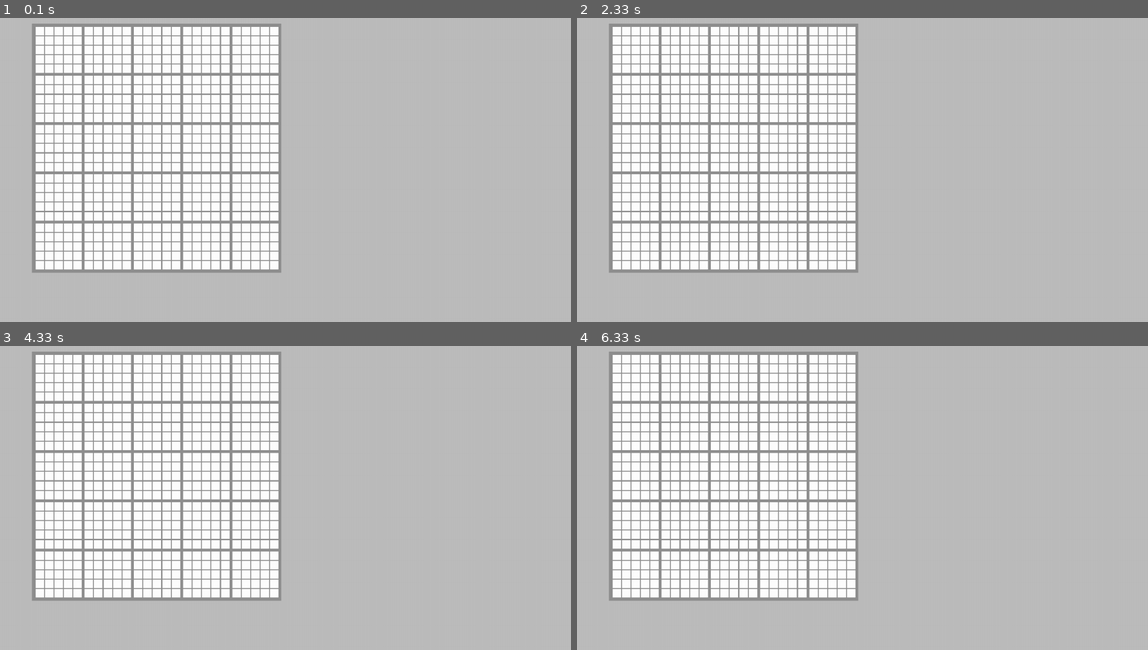
Above: before the commit, frames 1-4 (two rows, left to right).
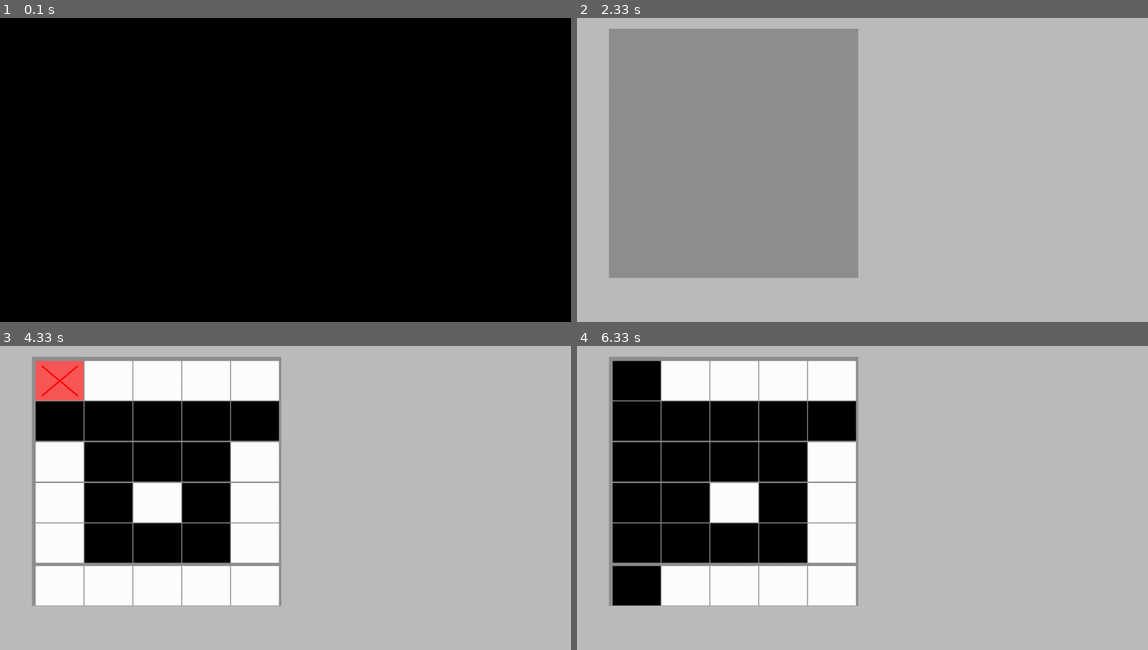
Above: after the commit, the same moments.

Repository: abriggs914/Pygames
Game: pygame game, started from pixel_puzzle_solver/main.py
Same seed, same stepped clock (60 frames per second), same inputs: the game is played once before the commit and once after it.
Inputs:
- Up to frame 1 (0.1 s): no input
- Up to frame 2 (2.33 s): no input
- Up to frame 3 (4.33 s): no input
- Up to frame 4 (6.33 s): no input

The runs differ from the first frame. In frame 1, 100% of the frame differs, in the area x 0-100%, y 0-100%; in frame 2, 29%; in frame 3, 23%; in frame 4, 26%.

Commit message:
2020-07-30 Integrated old puzzle samples into new program. Working on buttons and UI.

Diff:
--- a/pixel_puzzle_solver/colors.py
+++ b/pixel_puzzle_solver/colors.py
@@ -1,4 +1,8 @@
 BLACK = (0, 0, 0)                                               # black
 WHITE = (255, 255, 255)                                         # white
-BACKGROUND_COLOR = (189, 189, 189)                              # grey
-SUB_BACKGROUND_COLOR = (143, 143, 143)                          # darker grey
+RED = (255, 0, 0)                                               # red
+GREY = (143, 140, 140)                                           # grey
+BACKGROUND_COLOR = (189, 189, 189)                              # grey for grid_spacing and sector_spacing
+SUB_BACKGROUND_COLOR = (143, 143, 143)                          # darker grey for menu backdrops
+LIGHT_RED = (250, 87, 87)                                       # light red for wrong cells
+LIGHT_GREY = (207, 204, 204)                                    # light grey for marked cells
--- a/pixel_puzzle_solver/main.py
+++ b/pixel_puzzle_solver/main.py
@@ -4,6 +4,8 @@
 import easygui
 from win32api import GetSystemMetrics
 from colors import *
+from puzzles_list import get_puzzle_n, get_list_of_puzzles
+from puzzle import *
 
 ###########################################################
 ##                   Design Vars                         ##
@@ -33,6 +35,7 @@
 GRID = None
 GRID_NAME = DEFAULT_GRID_NAME
 GRID_SQUARES = None
+GRID_HINTS = None                               # list of Rects, and
 
 #  Modes
 M_IDLE = "IDLE"
@@ -61,10 +64,11 @@
 
 #  If a grid is loaded, then update display variables for drawing.
 def init_grid(puzzle_in):
-    global GRID, DEFAULT_GRID_ROWS, DEFAULT_GRID_COLS
+    global GRID, DEFAULT_GRID_ROWS, DEFAULT_GRID_COLS, GRID_SQUARES
     GRID = puzzle_in
     DEFAULT_GRID_ROWS = GRID.n_rows
     DEFAULT_GRID_COLS = GRID.n_cols
+    GRID_SQUARES = None
 
 
 # Calculates and returns a Rect object for the grid border. Rect is placed towards the top left of the display.
@@ -74,7 +78,7 @@
     border_w_space = display_rect.width - border_w
     border_h_space = display_rect.height - border_h
     border_x = round(display_rect.left + (border_w_space * 0.1))  # left
-    border_y = round(display_rect.top + (border_h_space * 0.1))  # top
+    border_y = round(display_rect.top + (border_h_space * 0.2))  # top
     return pygame.Rect(border_x, border_y, border_w, border_h)
 
 
@@ -85,7 +89,7 @@
     grid_w_space = display_rect.width - grid_w
     grid_h_space = display_rect.height - grid_h
     grid_x = round(display_rect.left + (grid_w_space * 0.1))  # left
-    grid_y = round(display_rect.top + (grid_h_space * 0.1))  # top
+    grid_y = round(display_rect.top + (grid_h_space * 0.2))  # top
     return pygame.Rect(grid_x, grid_y, grid_w, grid_h)
 
 
@@ -106,9 +110,17 @@
     for r in range(rows):
         for c in range(cols):
             rect = pygame.Rect(x, y, x_space, y_space)
-            # TODO: write this function
-            color = WHITE if GRID is None else GRID.get_squre_color(r, c)
-            grid_squares.append((rect, color))
+            if GRID is None:
+                color = WHITE
+            else:
+                if GRID.is_wrong(r, c):
+                    color = LIGHT_RED
+                elif GRID.is_marked(r, c):
+                    color = LIGHT_GREY
+                else:
+                    color = GRID.get_square_color(r, c)
+            legend_key = GRID.get_legend_key(r, c)
+            grid_squares.append((rect, color, legend_key))
             x += x_space
             x += GRID_SECTOR_SPACING if (c + 1) % GRID_GROUPING == 0 else GRID_SPACING
         y += y_space
@@ -117,8 +129,28 @@
     return grid_squares
 
 
+# Draw an "x" over a rect space using a proportion of the total space and the given color
+def draw_x(rect, color, fill_proportion=1):
+    width = rect.width
+    height = rect.height
+    new_width = round(width * fill_proportion)
+    new_height = round(height * fill_proportion)
+    new_left = round(rect.left + ((width - new_width) / 2))
+    new_top = round(rect.top + ((height - new_height) / 2))
+    new_rect = pygame.Rect(new_left, new_top, new_width, new_height)
+    top_left = new_rect.topleft
+    bottom_right = new_rect.bottomright
+    top_right = new_rect.topright
+    bottom_left = new_rect.bottomleft
+    pygame.draw.line(DISPLAY, color, top_left, bottom_right, 4)
+    pygame.draw.line(DISPLAY, color, top_right, bottom_left, 4)
+
+
+# TODO: remove this counter
+h = 0
+
 def draw_grid():
-    global GRID_SQUARES, DEFAULT_GRID_ROWS, DEFAULT_GRID_COLS, DEFAULT_GRID_ATTRS
+    global GRID_SQUARES, DEFAULT_GRID_ROWS, DEFAULT_GRID_COLS, DEFAULT_GRID_ATTRS, h
 
     # Draw grid border
     border_rect = get_grid_border_rect()
@@ -127,14 +159,27 @@
     grid_rect = get_grid_rect()
     # pygame.draw.rect(DISPLAY, WHITE, grid_rect) # blank white square
 
+    sleep(2)
+    init_grid(get_puzzle_n(h))
+    GRID_SQUARES = None
+    h += 1
+    if h == len(get_list_of_puzzles()):
+        quit()
+
+    GRID.set_cell_uncovered(0, 0, 1)
     # Populate the grid squares list if it is not initialized
     if GRID_SQUARES is None:
         GRID_SQUARES = calc_grid()
 
+
     # Draw each cell
     for square in GRID_SQUARES:
-        rect, color = square
+        rect, color, legend_key = square
         pygame.draw.rect(DISPLAY, color, rect)
+        if legend_key == LEGEND["wrong"]:
+            draw_x(rect, RED, 0.75)
+        elif legend_key == LEGEND["marked"]:
+            draw_x(rect, GREY, 0.75)
 
 
 def draw_display():
--- a/pixel_puzzle_solver/puzzle.py
+++ b/pixel_puzzle_solver/puzzle.py
@@ -1,9 +1,33 @@
-# Class to represent a puzzle. Contains status information including the color of each square, title, n_rows, and n_cols
+from colors import *
+
+# sample smiley grid, used as the go to default puzzle
+sample_smiley = [[0, 0, 0, 0, 0, 0, 0, 0, 0, 0, 0, 0, 0, 0, 0, 0, 0],
+                 [0, 0, 0, 1, 1, 1, 1, 1, 1, 1, 1, 1, 1, 1, 0, 0, 0],
+                 [0, 0, 1, 0, 0, 0, 0, 0, 0, 0, 0, 0, 0, 0, 1, 0, 0],
+                 [0, 1, 0, 0, 1, 1, 1, 0, 0, 0, 1, 1, 1, 0, 0, 1, 0],
+                 [0, 1, 0, 0, 1, 1, 1, 0, 0, 0, 1, 1, 1, 0, 0, 1, 0],
+                 [0, 1, 0, 0, 0, 0, 0, 0, 0, 0, 0, 0, 0, 0, 0, 1, 0],
+                 [0, 1, 0, 0, 1, 1, 1, 1, 1, 1, 1, 1, 1, 0, 0, 1, 0],
+                 [0, 1, 1, 0, 0, 1, 1, 1, 1, 1, 1, 1, 0, 0, 1, 1, 0],
+                 [0, 0, 1, 1, 0, 0, 0, 0, 0, 0, 0, 0, 0, 1, 1, 0, 0],
+                 [0, 0, 0, 1, 1, 1, 1, 1, 1, 1, 1, 1, 1, 1, 0, 0, 0]]
+
+LEGEND = {
+    "blank": 0,         # default setting before any cell is filled in
+    "marked": 2,        # user marked a cell as "blank"
+    "correct": 1,       # user marked with a pixel, and it is correct
+    "wrong": -1         # user marked with a pixel, but it is incorrect
+}
 
 
+# Class to represent a puzzle. Contains status information including the color of each square, title, n_rows, and n_cols
 class Puzzle:
 
     def __init__(self, name, id_num, legend, puzzle, v_hints_in=None):
+        if not verify(puzzle, v_hints_in):
+            print('Error Invalid puzzle dimensions')
+            puzzle = pad_puzzle(puzzle)
+
         self.name = name
         self.id_num = id_num
         self.legend = legend
@@ -11,8 +35,8 @@
         if v_hints_in is None:
             # entire puzzle was given in the puzzle param, need to decipher the hints. These puzzles may be in color
             self.puzzle_in = puzzle
-            self.h_hints_in = None
-            self.v_hints_in = None
+            self.h_hints_in = self.gen_horizontal_hints()
+            self.v_hints_in = self.gen_vertical_hints()
         else:
             # puzzle hints were given, need to construct the puzzle itself. These puzzles are default black and white
             self.puzzle_in = None
@@ -22,5 +46,131 @@
         self.n_rows = len(self.h_hints_in)
         self.n_cols = len(self.v_hints_in)
 
+        # Status list containing information aboput the solving status of the grid.
+        self.solving_status = [[LEGEND["blank"] for i in range(self.n_cols)] for j in range(self.n_rows)]
+
+    def __repr__(self):
+        return "<Puzzle object: n: " + str(self.name) + " (" + str(self.n_rows) + "x" + str(self.n_cols) + ")>"
+
+    def set_cell_marked(self, r, c):
+        self.solving_status[r][c] = LEGEND["marked"]
+
+    def set_cell_uncovered(self, r, c, legend_color):
+        # TODO remove the none checks on puzzle_in, because it should be solved at some point
+        if self.puzzle_in is None:
+            return
+        if self.puzzle_in[r][c] == legend_color:
+            self.solving_status[r][c] = LEGEND["correct"]
+        else:
+            self.solving_status[r][c] = LEGEND["wrong"]
+
+    def get_legend_key(self, r, c):
+        return self.solving_status[r][c]
+
+    # Is the grid cell marked in any way?
+    def is_uncovered(self, r, c):
+        return self.solving_status[r][c] != LEGEND["blank"]
+
+    # Is the grid cell marked?
+    def is_marked(self, r, c):
+        return self.solving_status[r][c] == LEGEND["marked"]
+
+    # Is the grid_cell marked, but incorrectly?
+    def is_wrong(self, r, c):
+        return self.solving_status[r][c] == LEGEND["wrong"]
+
+    def gen_horizontal_hints(self):
+        board = self.puzzle_in
+        rows = len(board)
+        cols = len(board[0])
+        res = [[] for i in range(rows)]
+        for r in range(rows):
+            for c in range(cols):
+                if (board[r][c] == 1 and c == 0) or (board[r][c] == 1 and board[r][c - 1] == 0):
+                    count = 1
+                    temp = c
+                    while temp < cols - 1 and board[r][temp + 1] == 1:
+                        count += 1
+                        temp += 1
+                    res[r].append(count)
+        for r in range(rows):
+            if len(res[r]) == 0:
+                res[r] = [0]
+        # print('h_hints', res)
+        return res
+
+    def gen_vertical_hints(self):
+        board = self.puzzle_in
+        rows = len(board)
+        cols = len(board[0])
+        res = [[] for i in range(cols)]
+        for r in range(rows):
+            for c in range(cols):
+                if (board[r][c] == 1 and r == 0) or (board[r][c] == 1 and board[r - 1][c] == 0):
+                    temp = r
+                    count = 1
+                    while (r < rows - 1) and (board[r + 1][c] == 1):
+                        count += 1
+                        r += 1
+                    r = temp
+                    res[c].append(count)
+        for c in range(cols):
+            if len(res[c]) == 0:
+                res[c] = [0]
+        # print('v_hints', res)
+        return res
+
+    # Return the number of rows and columns as a tuple.
     def get_rows_cols(self):
         return self.n_rows, self.n_cols
+
+    # Return the color associated with the cell.
+    def get_square_color(self, r, c):
+        if self.puzzle_in is None:
+            return WHITE
+        return self.legend[self.puzzle_in[r][c]]
+
+
+def verify(puzzle, v_hints_in):
+    if (type(puzzle) is not list or len(puzzle) == 0 or type(puzzle[0] != list)) and v_hints_in is None:
+        print('Error not a puzzle upper')
+        return False
+    sub_list_lens = [len(puzzle[x]) for x in range(len(puzzle))]
+    # print('sub_lst',sub_list_lens)
+    lst = list(set(sub_list_lens))
+    # print('lst',lst)
+    if ((len(lst) > 1) or (lst[0] < 3) or (len(puzzle) < 3)) and v_hints_in is None:
+        print('Error not a puzzle lower')
+        return False
+    return True
+
+
+# Create a full square of hints if an odd shaped or not full list is given to initialize a puzzle.
+# Pads all remaining spaces using zeros.
+def pad_puzzle(puzzle):
+    if type(puzzle) == list:
+        rows = len(puzzle)
+        # row_len = len(rows)
+        if rows > 2:
+            cols = max([len(puzzle[x]) for x in range(rows)])
+            new_puzzle = [[0 for y in range(cols)] for x in range(rows)]
+            # print('new_puzzle', new_puzzle)
+            i = rows - 1
+            j = cols - 1
+            while i >= 0:
+                row_len = len(puzzle[i])
+                while j >= 0:
+                    # print('i:', i, ', j:', j, ', row_len:', row_len)
+                    if j < row_len:
+                        new_puzzle[i][j] = puzzle[i][j]
+                        # using { if p < row_len: new_puzzle[i][j] = puzzle[i][p] }
+                        # instead of the above will horizontally flip the puzzle
+                    j -= 1
+                i -= 1
+                j = cols - 1
+            # print("new_puzzle", new_puzzle)
+        else:
+            new_puzzle = sample_smiley
+    else:
+        new_puzzle = sample_smiley
+    return new_puzzle
--- a/pixel_puzzle_solver/puzzles_list.py
+++ b/pixel_puzzle_solver/puzzles_list.py
@@ -1,3 +1,7 @@
+from colors import *
+from puzzle import Puzzle
+
+black_white_legend = [{0: WHITE, 1: BLACK}]
 
 ########################################################################################################################
 #                                                       1                                                              #
@@ -365,6 +369,22 @@
     sample_mushroom_puzzle[0]: sample_mushroom_puzzle
 }
 
+updated = {}
+for p in list_of_puzzles:
+    print("t:", type(list_of_puzzles), "t[p]:", type(list_of_puzzles[p]), "p:", p)
+    updated[p] = Puzzle(*list_of_puzzles[p][:2] + black_white_legend + list_of_puzzles[p][2:])
+list_of_puzzles = updated
+
 
 def get_list_of_puzzles():
     return list_of_puzzles
+
+
+def get_puzzle_n(n):
+    puzzles = get_list_of_puzzles()
+    if n >= len(puzzles):
+        n = 0
+    if len(puzzles) == 0:
+        return None
+    print("puzzle at", n, puzzles[list(puzzles.keys())[n]])
+    return puzzles[list(puzzles.keys())[n]]
